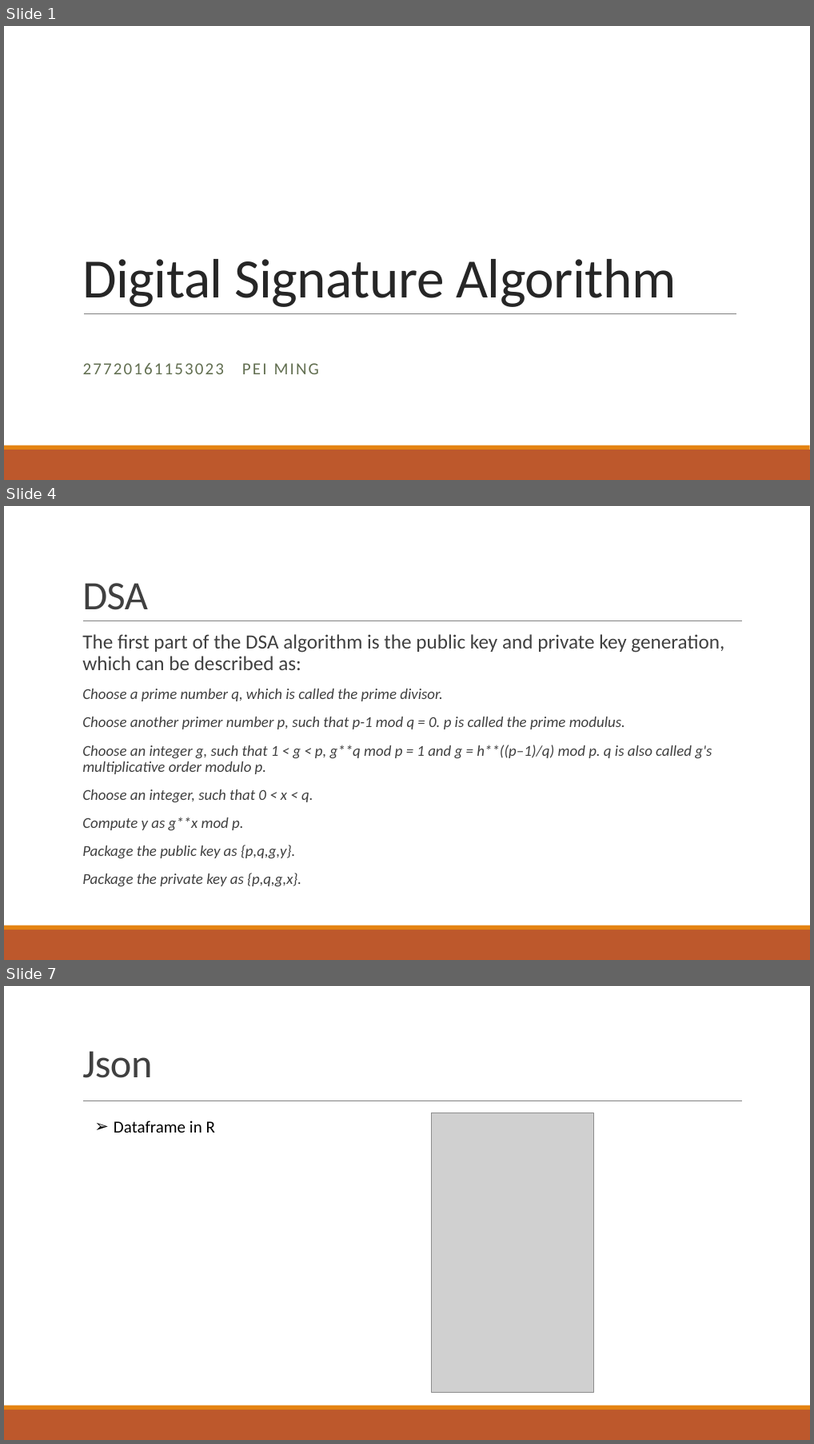
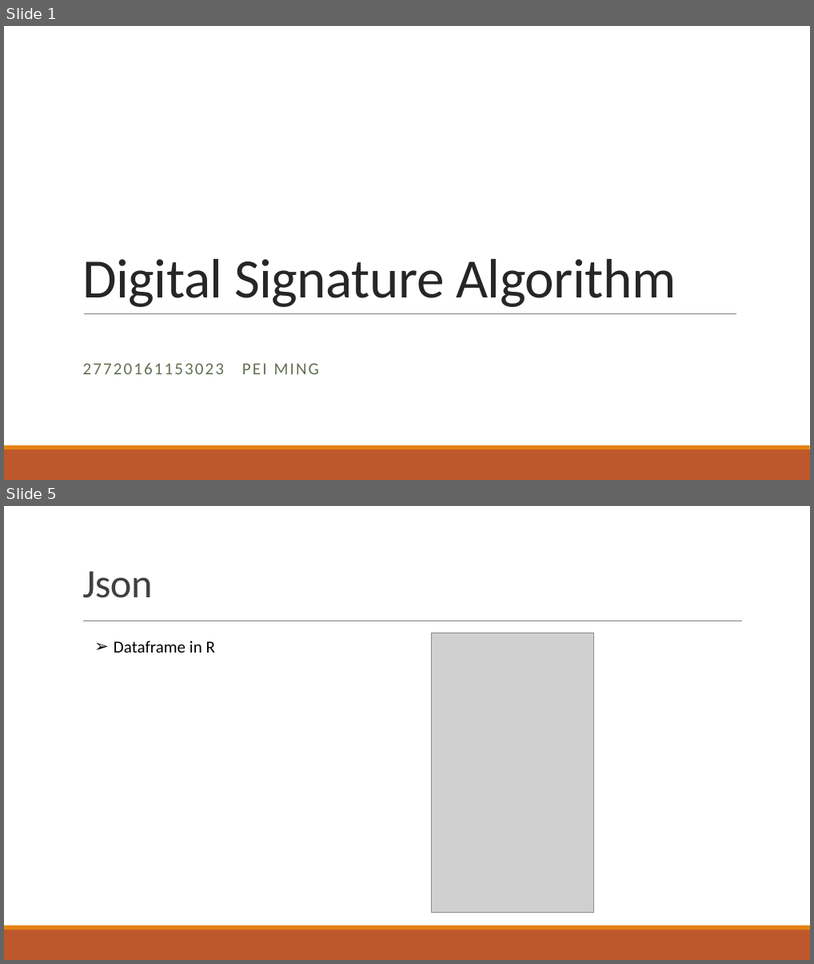
Before and after one commit to mpmp2013/Home-Work-for-BDIF, a slide deck: DSA_PeiMing.pptx. Shown one above the other, each under a label of ours: slides 1, 4 and 7 before the commit, slides 1 and 5 after it; the slides between them are not shown. The pictures are 814x1444 and 814x964 pixels, drawn with LibreOffice and Linux fonts; fonts in the diff are those of the drawing; grey boxes stand for pictures. Boxes give left, top, right and bottom in pixels: in the first picture for what was removed or moved away, otherwise in the second. Text is boxed around its words. In the diff, an @@ line names an element or a change of style, - is before the commit and + after.

```diff
--- a/DSA_PeiMing.pptx
+++ b/DSA_PeiMing.pptx
@@ slide 4 removed at [4, 506, 810, 960], background #FFFFFF; not listed: 3 template elements that a slide beside it also shows @@
@@ title removed at [82, 583, 148, 610] @@
-DSA
@@ text removed at [82, 634, 725, 886] @@
-  The first part of the DSA algorithm is the public key and private key generation, which can be described as:
-  Choose a prime number q, which is called the prime divisor.
-  Choose another primer number p, such that p-1 mod q = 0. p is called the prime modulus.
-  Choose an integer g, such that 1 < g < p, g**q mod p = 1 and g = h**((p–1)/q) mod p. q is also called g's multiplicative order modulo p.
-  Choose an integer, such that 0 < x < q.
-  Compute y as g**x mod p.
-  Package the public key as {p,q,g,y}.
-  Package the private key as {p,q,g,x}.
@@ what was slide 7 is now slide 5 @@
```
Also in this commit, not shown: 3 slides changed, 1 slide added, 2 other slides removed, 1 other file.
